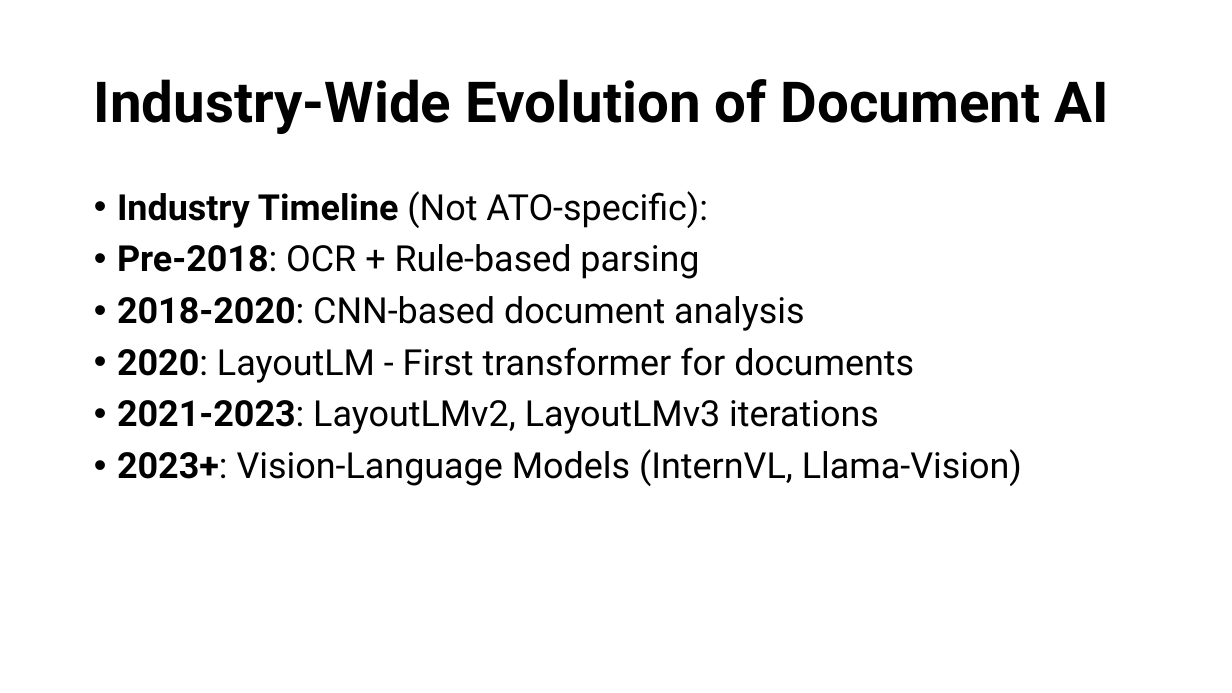
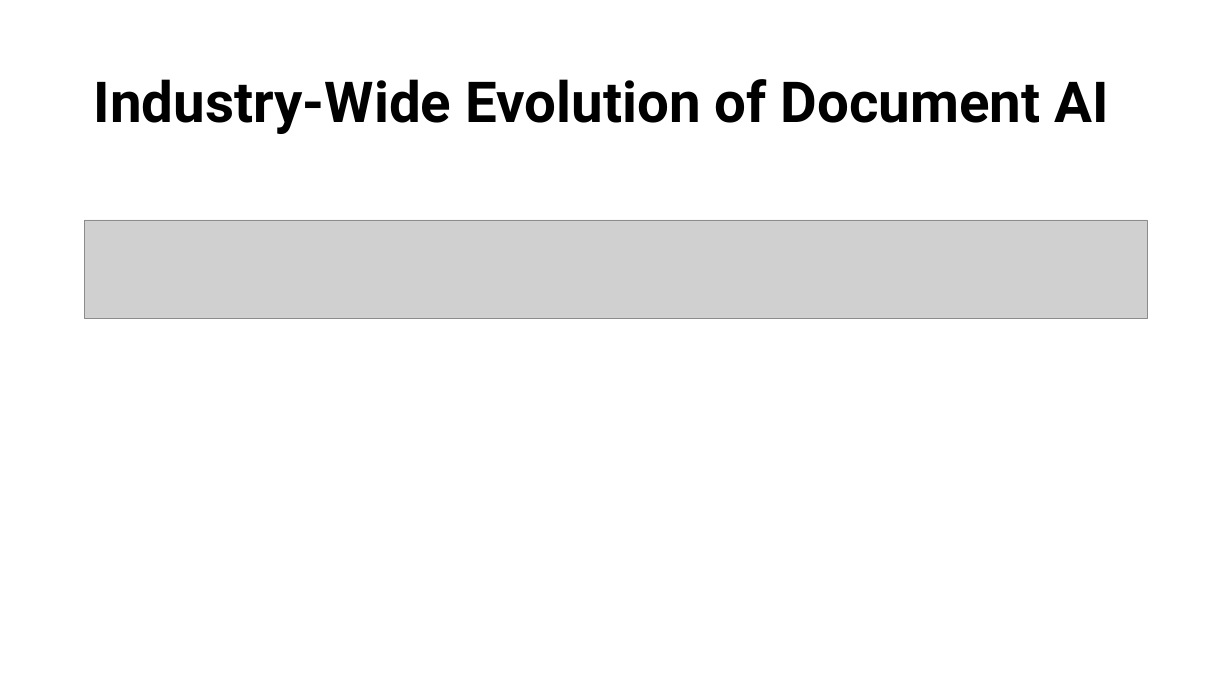
Before and after one commit to tmnestor/unified_vision_processor_minimal, a slide deck: slide 4 of presentation_materials/vision_transformers.pptx. Drawn at 1232x693 pixels with LibreOffice and Linux fonts; fonts in the diff are those of the drawing; grey boxes stand for pictures. Boxes give left, top, right and bottom in pixels: in the first picture for what was removed or moved away, otherwise in the second. Text is boxed around its words. In the diff, an @@ line names an element or a change of style, - is before the commit and + after.

Commit message:
✨ feat: update presentation materials with new diagrams for Vision Transformers, including input processing, transformer stack, and language generation

```diff
--- a/presentation_materials/vision_transformers.pptx
+++ b/presentation_materials/vision_transformers.pptx
@@ text removed at [117,191,1022,486] @@
-• Industry Timeline (Not ATO-specific):
-• Pre-2018: OCR + Rule-based parsing
-• 2018-2020: CNN-based document analysis
-• 2020: LayoutLM - First transformer for documents
-• 2021-2023: LayoutLMv2, LayoutLMv3 iterations
-• 2023+: Vision-Language Models (InternVL, Llama-Vision)
@@ picture added at [85,220,1148,318] @@
```
Also in this commit, not shown: 3 other slides changed, 10 other files.
